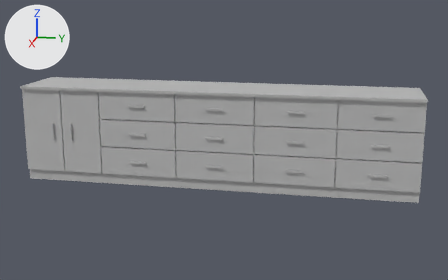
The FBX model Ganesh/Models/Type_01/OM_3BHK_R_Kitchen/OM_3BHK_R_Kitchen_Set_01/OM_3BHK_R_Kitchen_Set_01.fbx, before and after one commit.
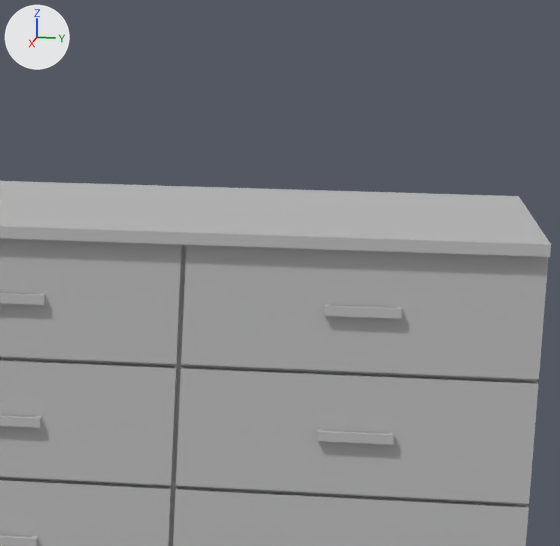
There are two pictures of each version: one whole from a camera (50 mm lens) standing at (4.82, 1.17, 1.81) and looking at (-0.78, 0.05, 0.41), one close up on the part from 66% to 96% of the width and 14% to 62% of the height. Lighting does not change. The marker at upper left points along +X, +Y and +Z. Where no turn or scale is listed for an object, it has been applied to the vertices.

Script lines for the objects in view, before the commit:
```python
me_mesh = bpy.data.meshes.new('Mesh')
me_mesh.from_pydata(...)  # a box spanning x -0.31..0.31, y -1.83..1.83, z -0.01..0.01
me_mesh.materials.append(mat_phong1)  # grey #bcbcbc
me_mesh_001 = bpy.data.meshes.new('Mesh.001')
me_mesh_001.from_pydata(...)  # 67 vertices, 92 faces; spans x -0.3..0.3, y -1.83..1.83, z -0.44..0.44
me_mesh_001.materials.append(mat_phong1)  # grey #bcbcbc
me_mesh_003 = bpy.data.meshes.new('Mesh.003')
me_mesh_003.from_pydata(...)  # 111 vertices, 146 faces; spans x -0.01..0.01, y -1.83..1.83, z -0.39..0.39
me_mesh_003.materials.append(mat_phong1)  # grey #bcbcbc
ob_om_3bhk_r_kitchen_set_01_back = bpy.data.objects.new('OM_3BHK_R_Kitchen_Set_01_Back', me_mesh_001)
ob_om_3bhk_r_kitchen_set_01_back.location = (-0.791, 0.0, 0.444)
ob_om_3bhk_r_kitchen_set_01_doors = bpy.data.objects.new('OM_3BHK_R_Kitchen_Set_01_Doors', me_mesh_003)
ob_om_3bhk_r_kitchen_set_01_doors.location = (-0.503, 0.0, 0.495)
ob_om_3bhk_r_kitchen_set_01_top = bpy.data.objects.new('OM_3BHK_R_Kitchen_Set_01_Top', me_mesh)
ob_om_3bhk_r_kitchen_set_01_top.location = (-0.779, 0.0, 0.902)
# also in view: 'OM_3BHK_R_Kitchen_Set_01_Handel' at (-0.48, 0.0, 0.5)
```
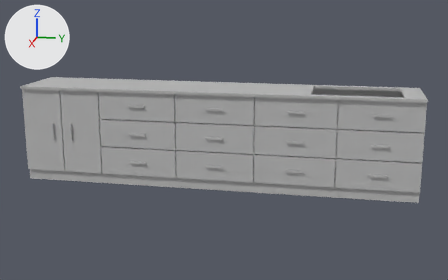
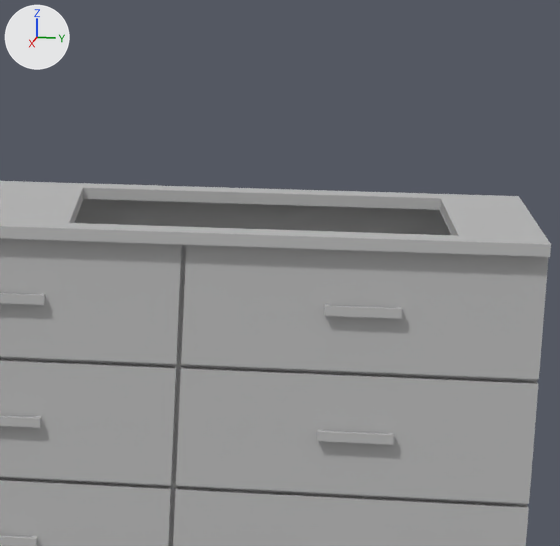
Where the change shows, as pixel boxes [x1, y1, x2, y2] in the close-ups (560 x 546 px):
part 1 of me_mesh_001, built on: before [168, 245, 186, 546]; after [74, 199, 451, 546]
part 2 of me_mesh, added: after [0, 181, 551, 257]

The edits, one by one:
me_mesh_001 is used by ob_om_3bhk_r_kitchen_set_01_back; location (-0.791, 0.0, 0.444).
me_mesh_001 had 67 vertices, 92 faces and spanned x -0.3..0.3, y -1.83..1.83, z -0.44..0.44.
me_mesh_001 now has 93 vertices, 120 faces and spans x -0.3..0.3, y -1.83..1.83, z -0.44..0.44.
Part 1, on me_mesh_001:
36 faces are deleted.
4 vertices move within x 0.28, y 0.38..1.1, z -0.34.
26 vertices are added at x -0.23..0.25, y 0.87..1.65, z 0.44.
64 new faces join them.
me_mesh is used by ob_om_3bhk_r_kitchen_set_01_top; location (-0.779, 0.0, 0.902).
me_mesh had 8 vertices, 12 faces and spanned x -0.31..0.31, y -1.83..1.83, z -0.01..0.01.
me_mesh now has 32 vertices, 64 faces and spans x -0.31..0.31, y -1.83..1.83, z -0.01..0.01.
me_mesh part 2: 24 vertices added at x -0.31..0.31, y -1.83..1.83, z -0.01..0.01.
